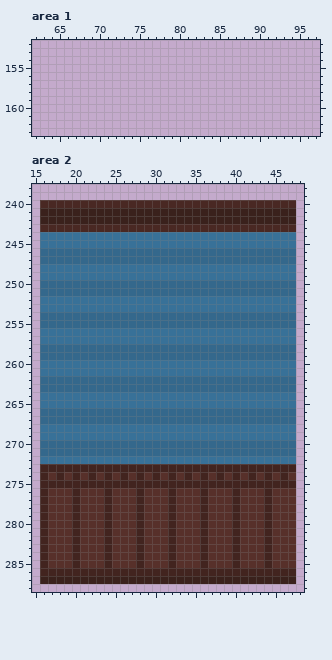
Two states of a pixel-art file, Game_House_asets.aseprite. The picture above was drawn from the file before the commit.
889x1000 pixels, 1 frame. Colours within 5 levels of each other are drawn and written as one. Shown: area 1: x 62..97, y 152..163; area 2: x 15..48, y 238..288. The old version is drawn lined up with the new one. The commit also changed other parts of the picture, which this record leaves out.
Now the later version:
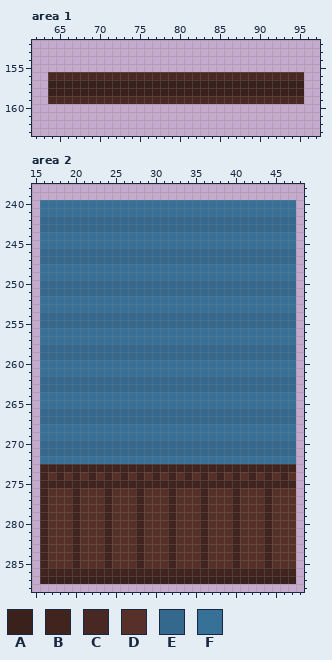
Palette (. is transparent): A #3a211c  B #42241f  C #492823  D #57302a  E #34688c  F #387198
The exact change:
drawings rearranged on the sheet (the old picture shows each at its new place; 26 dropped ones are not shown)
Changed rows in their new state; - is an unchanged pixel.
Area 1:
first column x 64:
156 CCCCCCCCCCCCCCCCCCCCCCCCCCCCCCCC
157 AAAAAAAAAAAAAAAAAAAAAAAAAAAAAAAA
158 AAAAAAAAAAAAAAAAAAAAAAAAAAAAAAAA
159 CCCCCCCCCCCCCCCCCCCCCCCCCCCCCCCC
Area 2:
first column x 16:
240 FFFFFFFFFFFFFFFFFFFFFFFFFFFFFFFF
241 FFFFFFFFFFFFFFFFFFFFFFFFFFFFFFFF
242 EEEEEEEEEEEEEEEEEEEEEEEEEEEEEEEE
243 EEEEEEEEEEEEEEEEEEEEEEEEEEEEEEEE
